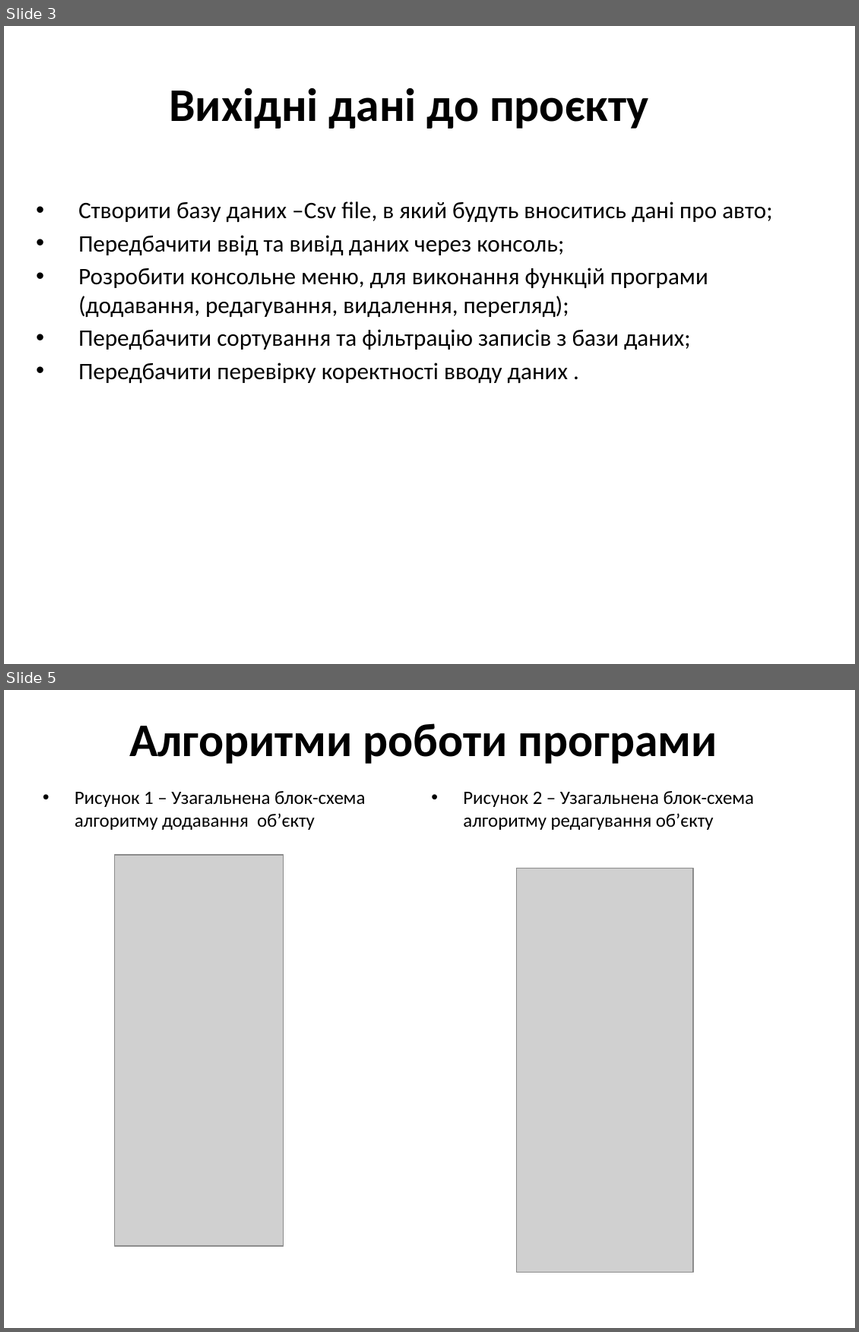
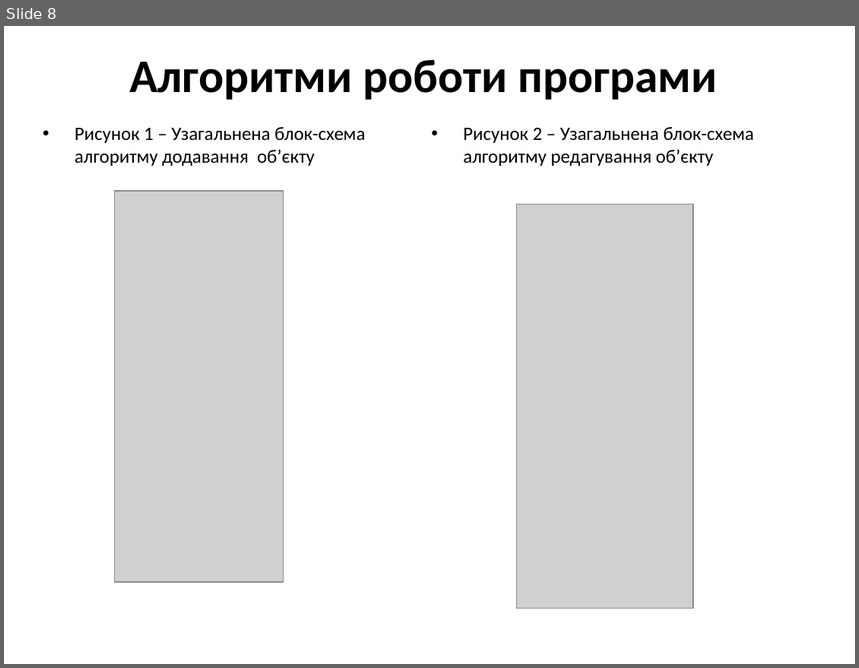
Before and after one commit to maksimkir/Kursova, a slide deck: documentation/Презентація.pptx. Shown one above the other, each under a label of ours: slides 3 and 5 before the commit, slide 8 after it; the slides between them are not shown. The pictures are 859x1332 and 859x668 pixels, drawn with LibreOffice and Linux fonts; fonts in the diff are those of the drawing; grey boxes stand for pictures. Boxes give left, top, right and bottom in pixels: in the first picture for what was removed or moved away, otherwise in the second. Text is boxed around its words. In the diff, an @@ line names an element or a change of style, - is before the commit and + after.

```diff
--- a/documentation/Презентація.pptx
+++ b/documentation/Презентація.pptx
@@ slide 3 removed at [4, 26, 855, 664], background #FFFFFF @@
@@ title removed at [169, 88, 648, 129] @@
-Вихідні дані до проєкту
@@ subtitle removed at [78, 202, 772, 383] @@
-• Створити базу даних –Csv file, в який будуть вноситись дані про авто;
-• Передбачити ввід та вивід даних через консоль;
-• Розробити консольне меню, для виконання функцій програми (додавання, редагування, видалення, перегляд);
-• Передбачити сортування та фільтрацію записів з бази даних;
-• Передбачити перевірку коректності вводу даних .
@@ what was slide 5 is now slide 8 @@
```
Also in this commit, not shown: 5 slides changed, 6 slides added, 2 other slides removed, 2 other files.
